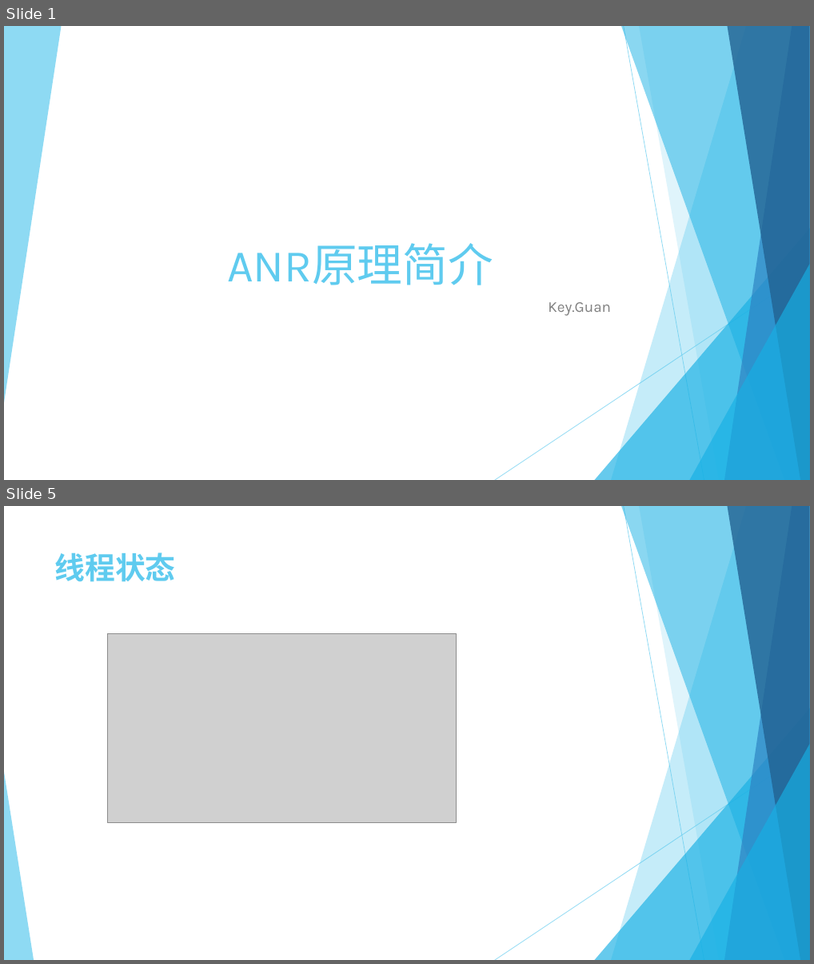
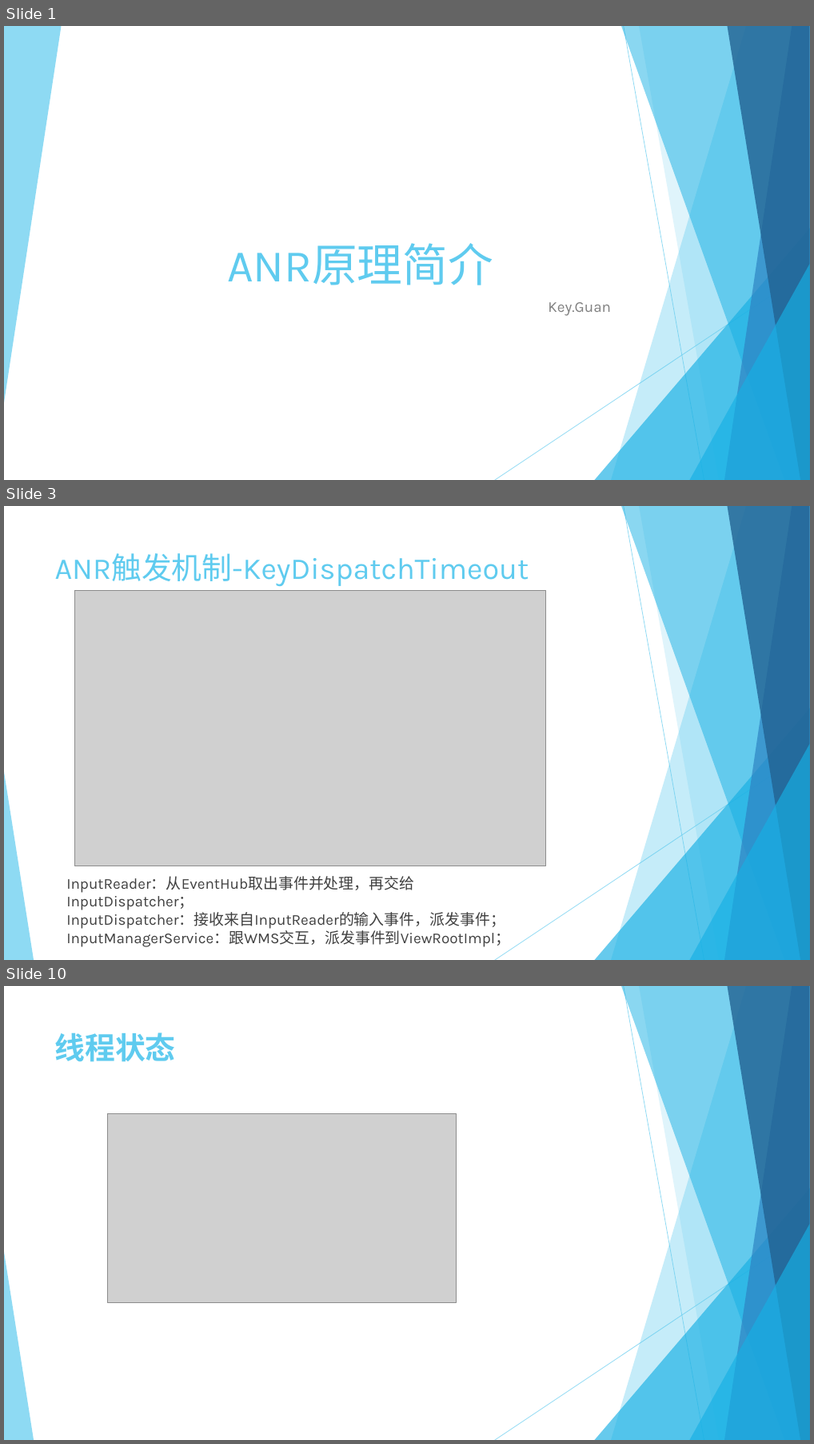
Before and after one commit to keyguansz/asys, a slide deck: debug/ANR原理简介.pptx. Shown one above the other, each under a label of ours: slides 1 and 5 before the commit, slides 1, 3 and 10 after it; the slides between them are not shown. The pictures are 814x964 and 814x1444 pixels, drawn with LibreOffice and Linux fonts; fonts in the diff are those of the drawing; grey boxes stand for pictures. Boxes give left, top, right and bottom in pixels: in the first picture for what was removed or moved away, otherwise in the second. Text is boxed around its words. In the diff, an @@ line names an element or a change of style, - is before the commit and + after.

```diff
--- a/debug/ANR原理简介.pptx
+++ b/debug/ANR原理简介.pptx
@@ slide 3 added at box(4, 506, 810, 960), background #FFFFFF; not listed: 10 template elements that a slide beside it also shows @@
@@ title added at box(55, 553, 530, 586), 36 pt, text #5FCBEF @@
+ANR触发机制-KeyDispatchTimeout
@@ picture added at box(74, 590, 546, 866) @@
@@ text added at box(66, 876, 510, 947), 18 pt, text #404040 @@
+InputReader：从EventHub取出事件并处理，再交给InputDispatcher；
+InputDispatcher：接收来自InputReader的输入事件，派发事件；
+InputManagerService：跟WMS交互，派发事件到ViewRootImpl；
@@ what was slide 5 is now slide 10 @@
```
Also in this commit, not shown: 3 slides changed, 7 other slides added, 4 slides removed, 46 other files.
